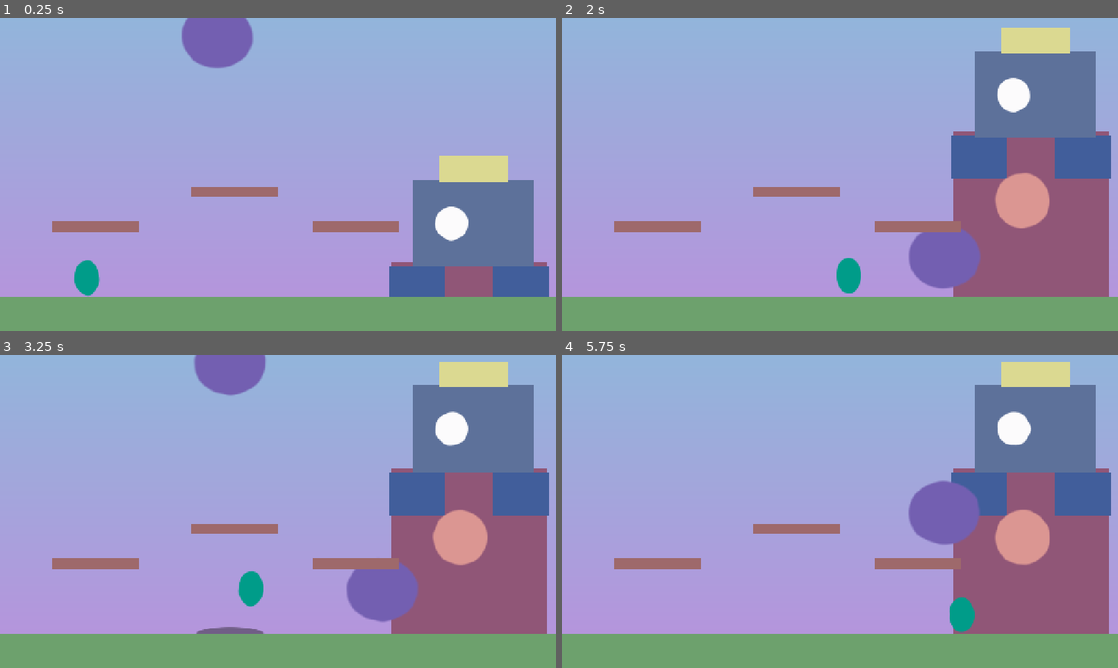
Above: before the commit, frames 1-4 (two rows, left to right).
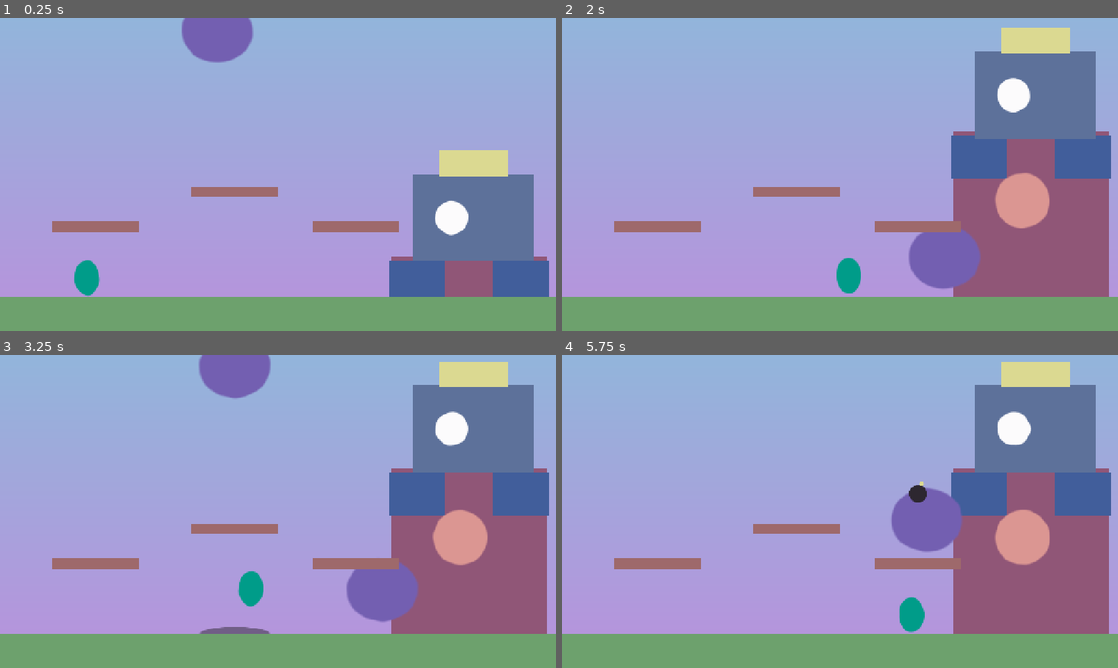
Above: after the commit, the same moments.

Repository: arnavaggarwal-dev/gamejamgamejam
Game: Godot game, scene res://scenes/game.tscn
Two runs of this game, one before a commit and one after it. Both use one fixed random seed, a clock stepped at 60 frames per second and the inputs below.
Inputs:
- Up to frame 1 (0.25 s): no input
- Up to frame 2 (2 s): hold W (aim_up) 0.53-1.28 s; hold D (move_right) from 0.53 s (still down); tap Space (jump) at 0.77, 1.52 s; tap J (grab) at 1.35 s
- Up to frame 3 (3.25 s): release D (move_right) at 2.03 s; hold A (move_left) 2.03-2.78 s; hold W (aim_up) 2.03-2.78 s; hold D (move_right) from 2.78 s (still down); tap J (grab) at 2.85 s; tap Space (jump) at 3.02 s
- Up to frame 4 (5.75 s): hold W (aim_up) 3.53-4.28 s; tap Space (jump) at 3.77, 4.52 s; release D (move_right) at 4.28 s; hold A (move_left) 4.28-5.03 s; tap J (grab) at 4.35 s; hold D (move_right) from 5.03 s (still down); hold W (aim_up) from 5.03 s (still down)

The runs differ from the first frame. In frame 1, 1.8% of the frame differs, in the area x 32-99%, y 0-80%; in frame 2, 0.1%; in frame 3, 0.4%; in frame 4, 2.4%, in the area x 59-75%, y 40-89%.

Commit message:
fix: boss animations apply their first key immediately

Diff:
--- a/scenes/boss/boss.gd
+++ b/scenes/boss/boss.gd
@@ -143,6 +143,7 @@
 	state = new_state
 	anim.speed_scale = PHASES[phase].speed
 	anim.play(anim_name)
+	anim.advance(0.0)  # apply key 0 now so the reset rest pose never renders for a frame
 
 
 func _reset_rig() -> void:
--- a/tests/test_logic.gd
+++ b/tests/test_logic.gd
@@ -97,6 +97,8 @@
 	root.add_child(boss)
 	await process_frame
 	check(not boss.take_hit(), "boss ignores hits during the intro")
+	boss.start_fight()
+	check(is_equal_approx(boss.rig.position.y, 520.0), "intro starts with the boss sunk, no first-frame pop")
 	check([boss.next_attack(), boss.next_attack(), boss.next_attack()] == [&"slam", &"bombs", &"slam"], "phase 1 cycles slam, bombs")
 	var phases := []
 	var won := [false]
